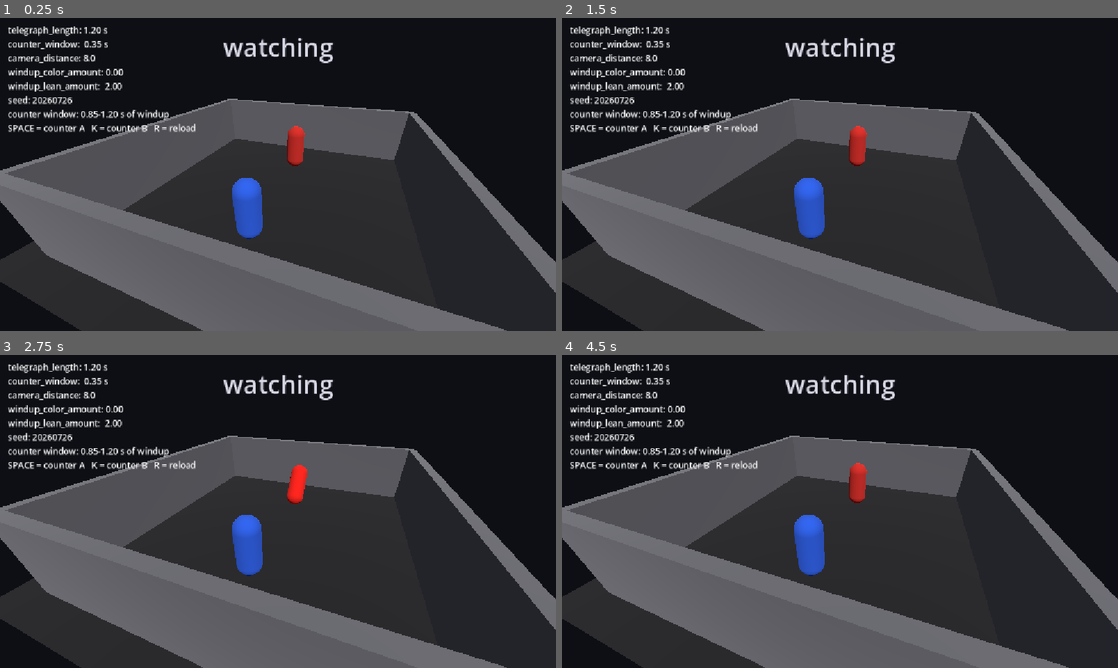
Above: before the commit, frames 1-4 (two rows, left to right).
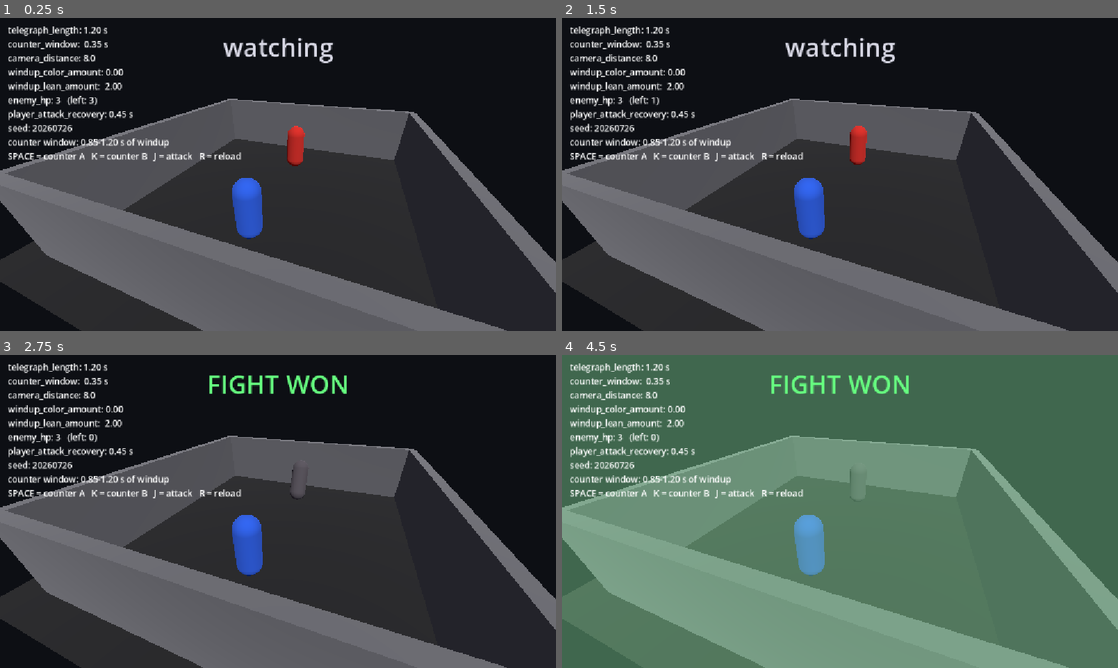
Above: after the commit, the same moments.

Repository: Devansh-Ruia/descent_1
Game: Godot game, scene res://main.tscn
Two runs of this game, one before a commit and one after it. Both use one fixed random seed, a clock stepped at 60 frames per second and the inputs below. Sound files missing from this copy of the repository are replaced by a short silence.
Inputs:
- Up to frame 1 (0.25 s): no input
- Up to frame 2 (1.5 s): tap Enter at 0.5 s; tap J at 0.6, 1.35 s; tap Space at 0.77, 1.25 s
- Up to frame 3 (2.75 s): tap Space at 1.52 s; tap K at 2.1 s; tap J at 2.3 s
- Up to frame 4 (4.5 s): tap R at 2.85 s; tap Space at 3.02, 3.77 s; tap J at 3.05, 3.6, 4.35 s

The runs differ from the first frame. In frame 1, 2.1% of the frame differs, in the area x 1-44%, y 24-46%; in frame 2, 2.1%; in frame 3, 3.5%; in frame 4, 100%, in the area x 0-100%, y 0-100%.

Commit message:
add player offense: J attack, enemy HP, and a recovery that costs you defense
J lands a hit whenever the enemy is not mid-STRIKE; during STRIKE it whiffs.
Either way the press sets player_recovery_left = player_attack_recovery, and
_try_counter returns early while that is draining, so SPACE and K are dead
during your own recovery and the attempt is not spent. That is the trade the
phase is testing: offense buys damage with defense.

enemy_hp (default 3) tracks landed hits. The last one is a terminal FIGHT WON,
distinct from the per-cycle WIN: it reuses the recovery hold for the banner,
suppresses the A/B reveal (that outcome is not a read on this cycle's attack),
then refills HP on the way back to idle so the human can keep testing. Losing
to one enemy hit is unchanged. A landed hit reads as a short knock-back, no
new audio cue. Reviewed against Godot 4 conventions, not runtime-confirmed
(no Godot binary here).

Co-Authored-By: Claude Opus 4.8 (1M context) <noreply@anthropic.com>

Diff:
--- a/main.gd
+++ b/main.gd
@@ -10,6 +10,8 @@
 var camera_distance: float = 8.0
 var windup_color_amount: float = 1.0
 var windup_lean_amount: float = 1.0
+var enemy_hp: int = 3              # landed player hits needed to win the fight
+var player_attack_recovery: float = 0.45   # seconds your own swing leaves you unable to counter
 var seed_value: int = 20260726     # RNG seed for the A/B order + idle jitter; hot-reloadable
 
 # ---- hardcoded knobs (deliberately NOT in tuning.json) ----
@@ -29,6 +31,8 @@
 const CROUCH_SQUASH := 0.30      # attack B: how far the enemy squashes down during windup
 const CROUCH_TIP_FWD := 0.25     # attack B: forward tip (+X rot) as it coils low
 const CROUCH_WIDEN := 0.15       # attack B: lateral widen as it squashes (planted, low stance)
+const HIT_FLINCH_TIME := 0.18    # brief knock-back so a landed player hit reads (no new audio cue)
+const HIT_KNOCK := 0.35
 const COLOR_ENEMY := Color(0.80, 0.15, 0.12)   # red idle
 const COLOR_WARN := Color(1.00, 0.82, 0.05)    # warning yellow (telegraph)
 const COLOR_STRIKE := Color(0.95, 0.10, 0.05)  # aggressive red on commit
@@ -42,6 +46,9 @@
 var state_time: float = 0.0
 var idle_gap: float = 1.0
 var counter_spent: bool = false     # one counter attempt per cycle
+var enemy_hp_left: int = 3          # refilled in _load_tuning and after a FIGHT WON
+var player_recovery_left: float = 0.0   # your own swing's recovery; blocks SPACE/K while > 0
+var hit_flinch: float = 0.0         # knock-back timer for a landed player hit
 var result_text: String = "watching"
 var flash: float = 0.0
 var rec_start_pos: Vector3 = ENEMY_BASE
@@ -76,13 +83,32 @@
 			_try_counter(AttackType.A)
 		elif event.keycode == KEY_K:
 			_try_counter(AttackType.B)
+		elif event.keycode == KEY_J:
+			_player_attack()
 		elif event.keycode == KEY_R:
 			_load_tuning()
 			_apply_camera()
 			_update_info_label()
 
 
+func _player_attack() -> void:
+	# Attacking always costs defense, hit or whiff: SPACE/K are dead until this drains.
+	player_recovery_left = player_attack_recovery
+	if state == State.STRIKE:
+		return   # the strike is already committed and moving: your swing whiffs
+	_hit_enemy()
+
+
+func _hit_enemy() -> void:
+	enemy_hp_left -= 1
+	hit_flinch = HIT_FLINCH_TIME
+	if enemy_hp_left <= 0:
+		_win_fight()
+
+
 func _try_counter(pressed_for: int) -> void:
+	if player_recovery_left > 0.0:
+		return   # still recovering from your own swing: no counter, and the attempt is NOT spent
 	if counter_spent:
 		return
 	if state == State.WINDUP:
@@ -100,6 +126,7 @@
 # ---------- state machine ----------
 func _process(delta: float) -> void:
 	state_time += delta
+	player_recovery_left = maxf(0.0, player_recovery_left - delta)
 	if flash > 0.0:
 		flash = max(0.0, flash - delta * 2.5)
 		flash_rect.color = Color(0.6, 1.0, 0.7, flash * 0.55)
@@ -150,12 +177,21 @@
 			if state_time >= RECOVERY_TIME:
 				_enter_idle()
 
+	# knock-back from a landed player hit, drawn over whatever the state just posed.
+	# absolute set (not -=) so it cannot accumulate in IDLE, where nothing else writes position.
+	if hit_flinch > 0.0:
+		hit_flinch = maxf(0.0, hit_flinch - delta)
+		enemy_root.position.z = ENEMY_BASE.z - HIT_KNOCK * (hit_flinch / HIT_FLINCH_TIME)
+	_update_info_label()   # ponytail: one format string per frame keeps the HP/state readout live
+
 
 func _enter_idle() -> void:
 	state = State.IDLE
 	state_time = 0.0
 	idle_gap = rng.randf_range(IDLE_MIN, IDLE_MAX)
 	counter_spent = false
+	if enemy_hp_left <= 0:
+		enemy_hp_left = enemy_hp   # FIGHT WON held through recovery; refill so the human can keep testing
 	result_text = "watching"
 	enemy_mat.albedo_color = COLOR_ENEMY
 	enemy_root.position = ENEMY_BASE
@@ -181,14 +217,18 @@
 	state_time = 0.0
 
 
-func _enter_recovery(text: String) -> void:
+func _enter_recovery(text: String, reveal: bool = true) -> void:
 	state = State.RECOVERY
 	state_time = 0.0
 	rec_start_pos = enemy_root.position
 	rec_start_rot = enemy_root.rotation.x
 	rec_start_scale = enemy_root.scale
 	# reveal the ground-truth attack letter ONLY now (recovery); idle/windup stay "watching".
-	result_text = "%s  (%s)" % [text, ("A" if attack == AttackType.A else "B")]
+	# reveal=false for outcomes that are not a read on this cycle's attack (FIGHT WON).
+	if reveal:
+		result_text = "%s  (%s)" % [text, ("A" if attack == AttackType.A else "B")]
+	else:
+		result_text = text
 	_update_result_label()
 
 
@@ -202,6 +242,15 @@
 	_enter_recovery("WIN")
 
 
+func _win_fight() -> void:
+	# terminal outcome, distinct from the per-cycle WIN: the last hit landed.
+	# reuses the recovery timer as the hold, then _enter_idle refills enemy_hp_left.
+	windup_player.stop()
+	flash = 1.0
+	enemy_mat.albedo_color = COLOR_STAGGER
+	_enter_recovery("FIGHT WON", false)
+
+
 func _lose() -> void:
 	if hit_player.stream != null:
 		hit_player.play()
@@ -225,8 +274,11 @@
 	camera_distance = 8.0
 	windup_color_amount = 1.0
 	windup_lean_amount = 1.0
+	enemy_hp = 3
+	player_attack_recovery = 0.45
 	seed_value = 20260726
 	rng.seed = seed_value   # deterministic even on the missing/bad-file fallback path
+	enemy_hp_left = enemy_hp   # R restarts the fight at full HP, same as it restarts the RNG
 	if not FileAccess.file_exists("res://tuning.json"):
 		return
 	var f := FileAccess.open("res://tuning.json", FileAccess.READ)
@@ -242,8 +294,11 @@
 	camera_distance = _num(data, "camera_distance", camera_distance)
 	windup_color_amount = clampf(_num(data, "windup_color_amount", windup_color_amount), 0.0, 1.0)
 	windup_lean_amount = maxf(0.0, _num(data, "windup_lean_amount", windup_lean_amount))
+	enemy_hp = maxi(1, int(_num(data, "enemy_hp", float(enemy_hp))))
+	player_attack_recovery = maxf(0.0, _num(data, "player_attack_recovery", player_attack_recovery))
 	seed_value = int(_num(data, "seed", float(seed_value)))
 	rng.seed = seed_value
+	enemy_hp_left = enemy_hp
 
 
 func _num(d: Dictionary, key: String, fallback: float) -> float:
@@ -414,7 +469,7 @@
 func _update_result_label() -> void:
 	result_label.text = result_text
 	# text now carries a "  (A/B)" suffix in recovery, so match on the prefix.
-	if result_text.begins_with("WIN"):
+	if result_text.begins_with("WIN") or result_text.begins_with("FIGHT WON"):
 		result_label.modulate = Color(0.4, 1.0, 0.5)
 	elif result_text.begins_with("LOSE"):
 		result_label.modulate = Color(1.0, 0.4, 0.35)
@@ -425,4 +480,4 @@
 func _update_info_label() -> void:
 	var w: float = minf(counter_window, telegraph_length)
 	var opens: float = telegraph_length - w
-	info_label.text = "telegraph_length: %.2f s\ncounter_window:  %.2f s\ncamera_distance: %.1f\nwindup_color_amount: %.2f\nwindup_lean_amount:  %.2f\nseed: %d\ncounter window: %.2f-%.2f s of windup\nSPACE = counter A   K = counter B   R = reload" % [telegraph_length, counter_window, camera_distance, windup_color_amount, windup_lean_amount, seed_value, opens, telegraph_length]
+	info_label.text = "telegraph_length: %.2f s\ncounter_window:  %.2f s\ncamera_distance: %.1f\nwindup_color_amount: %.2f\nwindup_lean_amount:  %.2f\nenemy_hp: %d   (left: %d)\nplayer_attack_recovery: %.2f s\nseed: %d\ncounter window: %.2f-%.2f s of windup\nSPACE = counter A   K = counter B   J = attack   R = reload" % [telegraph_length, counter_window, camera_distance, windup_color_amount, windup_lean_amount, enemy_hp, enemy_hp_left, player_attack_recovery, seed_value, opens, telegraph_length]
--- a/tuning.json
+++ b/tuning.json
@@ -4,5 +4,7 @@
   "camera_distance": 8.0,
   "windup_color_amount": 0.0,
   "windup_lean_amount": 2.0,
+  "enemy_hp": 3,
+  "player_attack_recovery": 0.45,
   "seed": 20260726
 }
